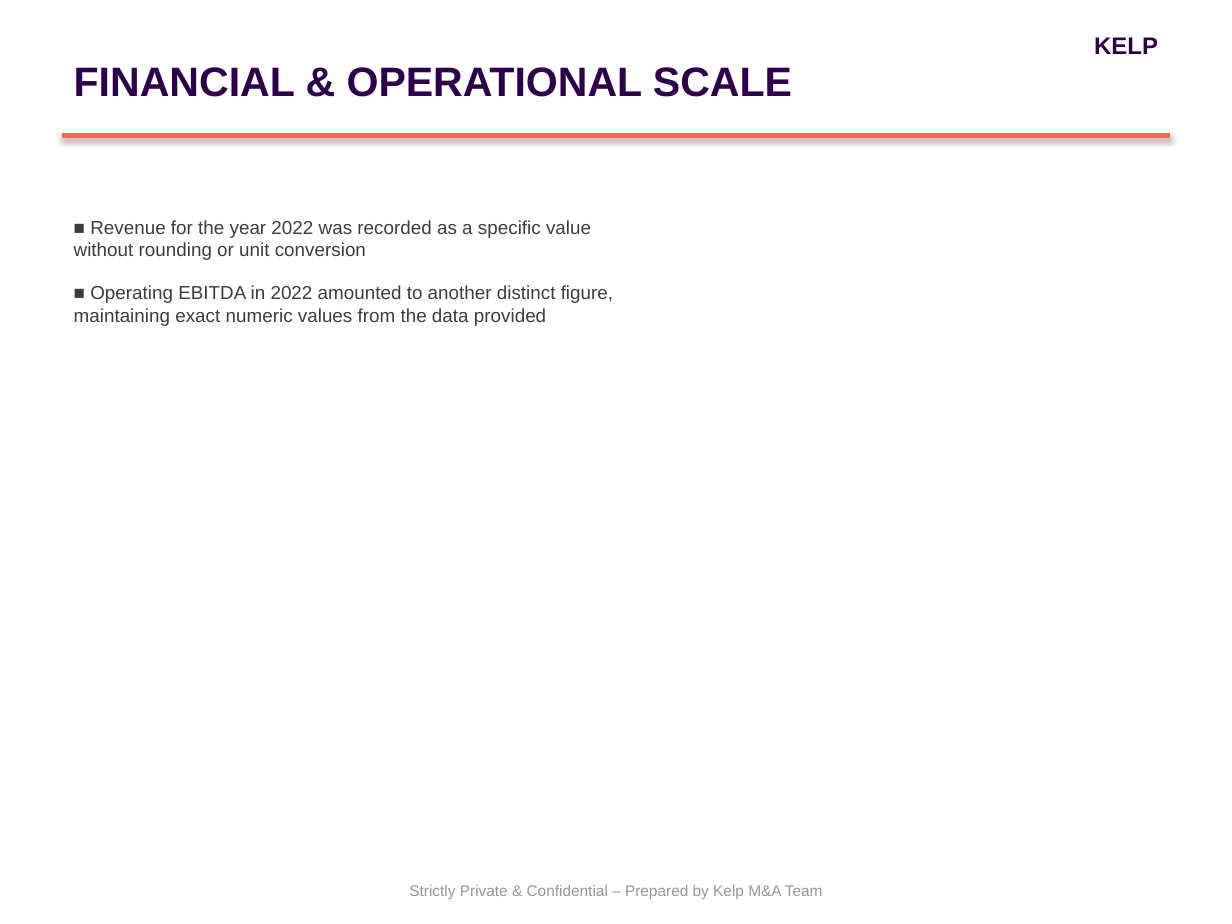
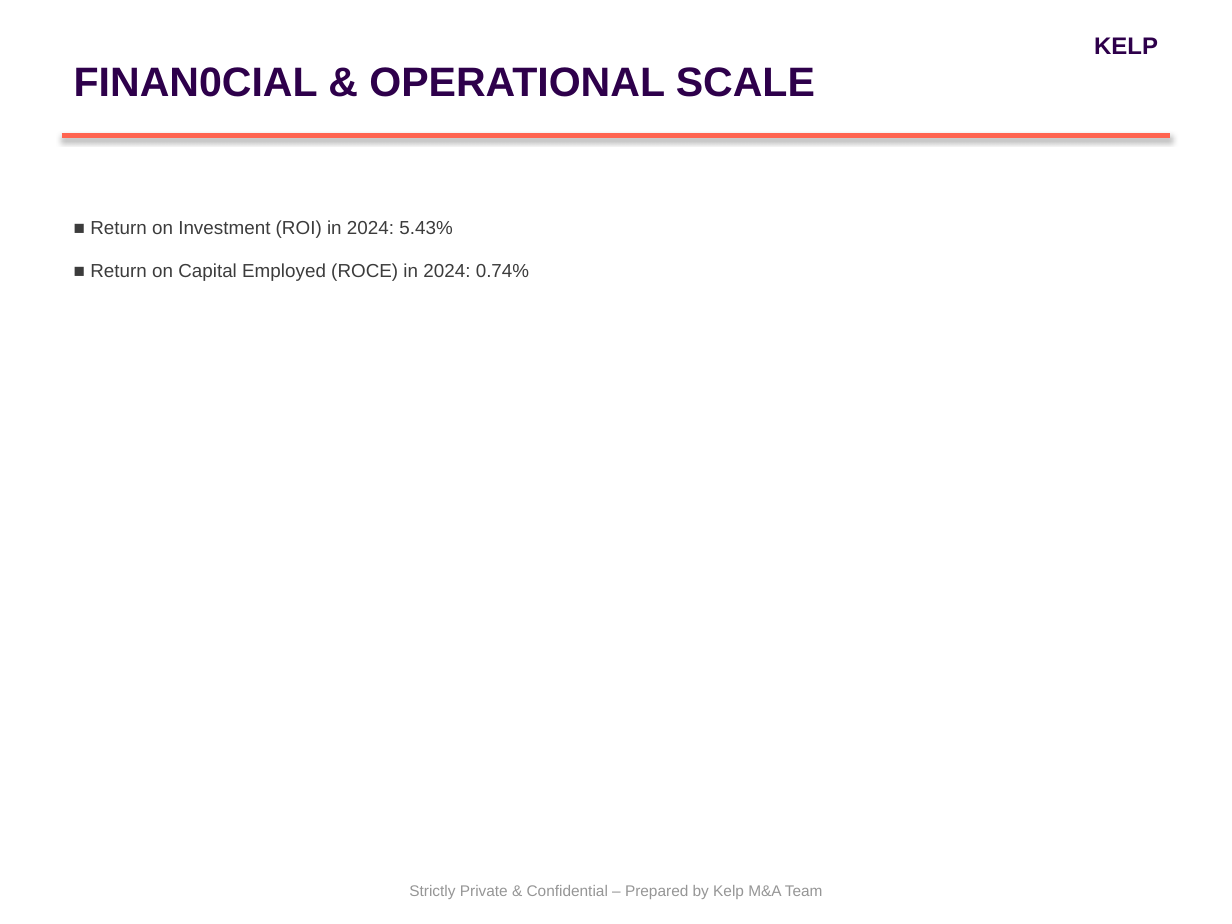
Before and after one commit to PiyushiAnand/Doc_to_PPT, a slide deck: slide 3 of Blind_Teaser_IndSwift_Final.pptx. Drawn at 1232x924 pixels with LibreOffice and Linux fonts; fonts in the diff are those of the drawing. Boxes give left, top, right and bottom in pixels: in the first picture for what was removed or moved away, otherwise in the second. Text is boxed around its words. In the diff, an @@ line names an element or a change of style, - is before the commit and + after.

```diff
--- a/Blind_Teaser_IndSwift_Final.pptx
+++ b/Blind_Teaser_IndSwift_Final.pptx
@@ text at (74,67,815,97): text changed @@
-FINANCIAL & OPERATIONAL SCALE
+FINAN0CIAL & OPERATIONAL SCALE
@@ text at (90,220,529,281): text changed @@
-■ Revenue for the year 2022 was recorded as a specific value without rounding or unit conversion
-■ Operating EBITDA in 2022 amounted to another distinct figure, maintaining exact numeric values from the data provided
+■ Return on Investment (ROI) in 2024: 5.43%
+■ Return on Capital Employed (ROCE) in 2024: 0.74%
```
Also in this commit, not shown: 2 other slides changed, 14 other files.
